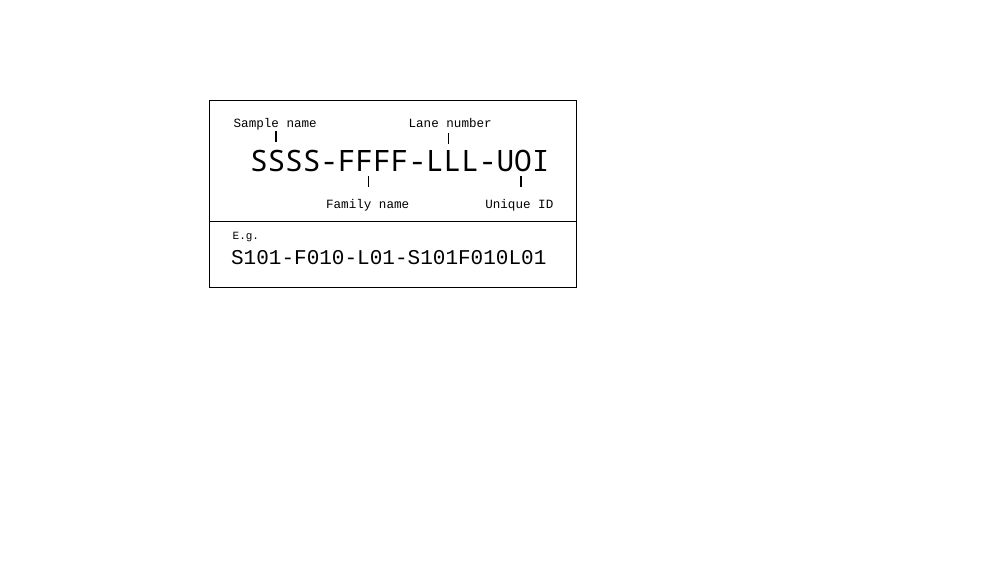
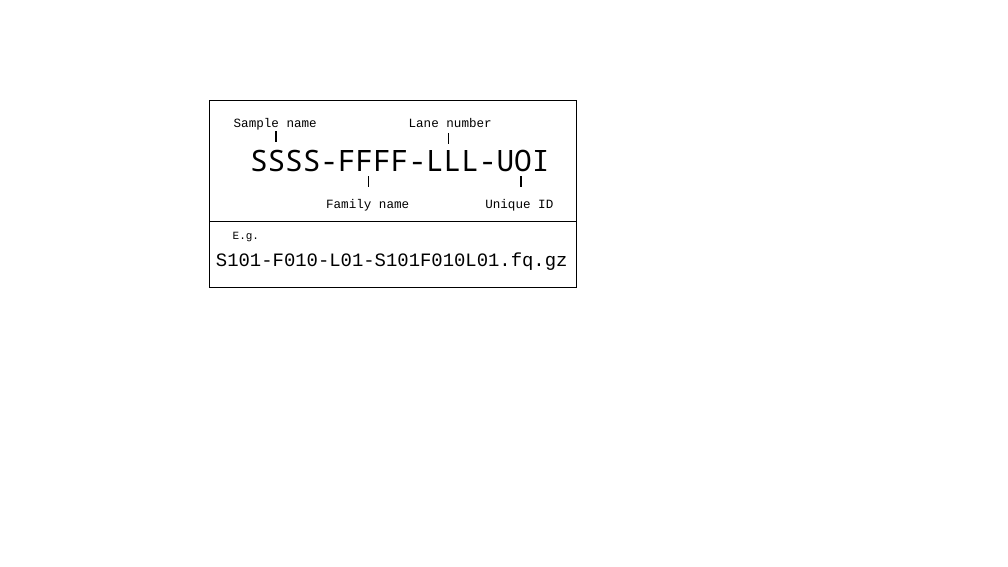
Before and after one commit to R-Cardenas/pipelines_clean, a slide deck: slide 4 of misc/logos_for_README.pptx. Drawn at 1008x567 pixels with LibreOffice and Linux fonts; fonts in the diff are those of the drawing. Boxes give left, top, right and bottom in pixels: in the first picture for what was removed or moved away, otherwise in the second. Text is boxed around its words. In the diff, an @@ line names an element or a change of style, - is before the commit and + after.

```diff
--- a/misc/logos_for_README.pptx
+++ b/misc/logos_for_README.pptx
@@ text at <box>216,253,568,270</box>: text changed; size 20 to 18 pt @@
-S101-F010-L01-S101F010L01
+S101-F010-L01-S101F010L01.fq.gz
```
Also in this commit, not shown: 17 other files.
